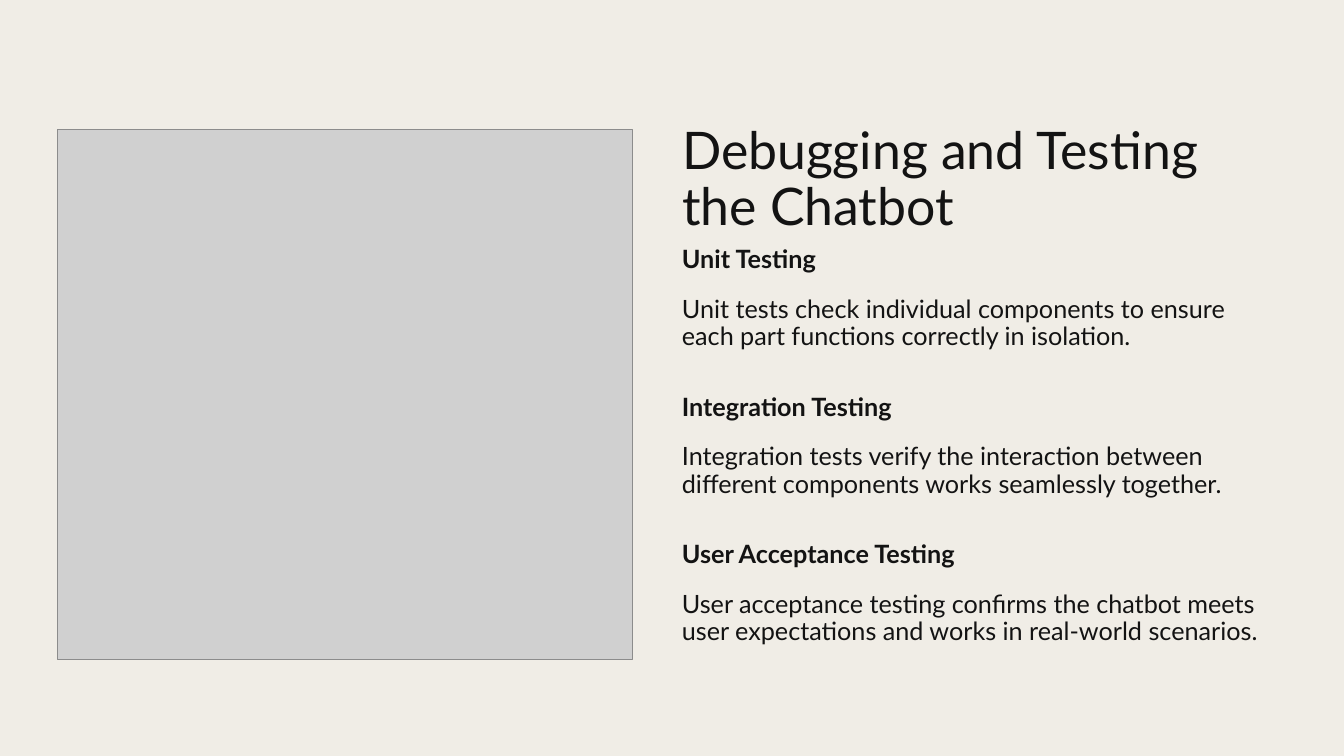
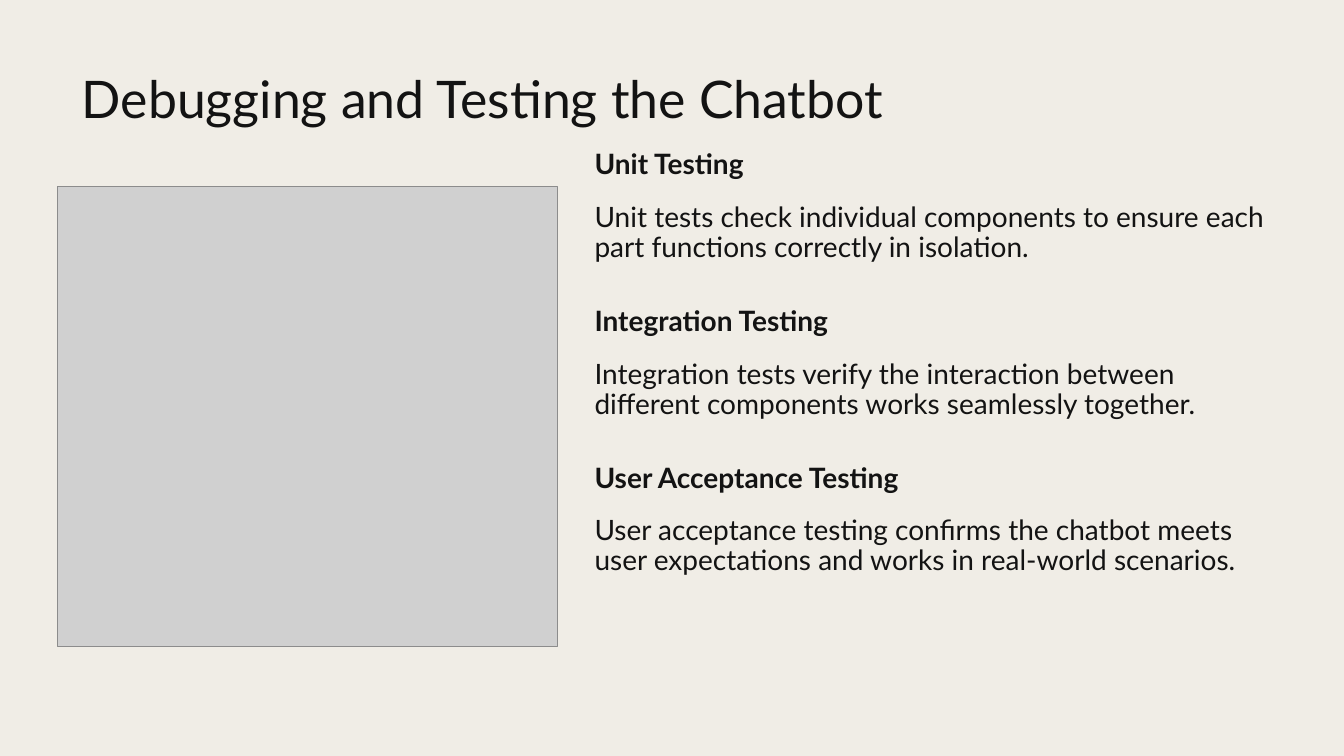
Before and after one commit to pajeeokoth/chatbot, a slide deck: slide 10 of P10_03_presentation.pptx (slide 13 before the commit). Drawn at 1344x756 pixels with LibreOffice and Linux fonts; fonts in the diff are those of the drawing; grey boxes stand for pictures. Boxes give left, top, right and bottom in pixels: in the first picture for what was removed or moved away, otherwise in the second. Text is boxed around its words. In the diff, an @@ line names an element or a change of style, - is before the commit and + after.

```diff
--- a/P10_03_presentation.pptx
+++ b/P10_03_presentation.pptx
@@ title "Debugging and Testing the Chatbot" rewrapped from bbox=[682, 131, 1198, 226] to bbox=[82, 80, 883, 128] @@
@@ text "Unit Testing": place and size @@
-text "Unit Testing" at bbox=[682, 249, 1258, 645]
+text "Unit Testing" at bbox=[595, 153, 1264, 575]
@@ text "Unit Testing" at bbox=[595, 153, 1264, 575]: size 18 to 20 pt @@
@@ picture: place and size @@
-picture at bbox=[57, 130, 632, 660]
+picture at bbox=[57, 187, 558, 647]
```
Also in this commit, not shown: 13 other slides changed, 4 slides removed, 2 other files.
